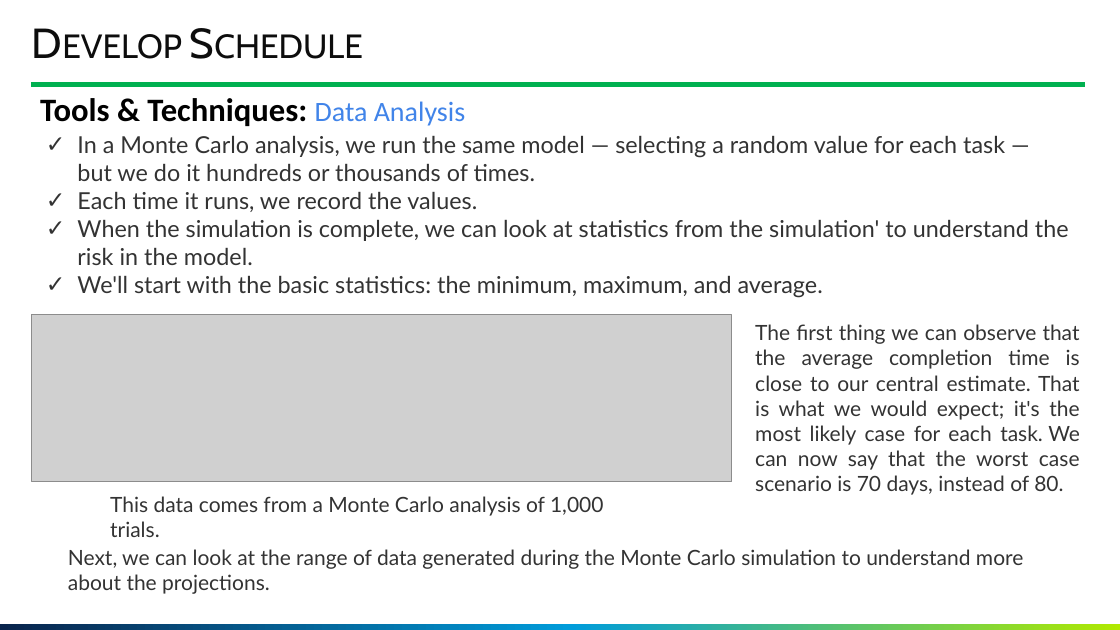
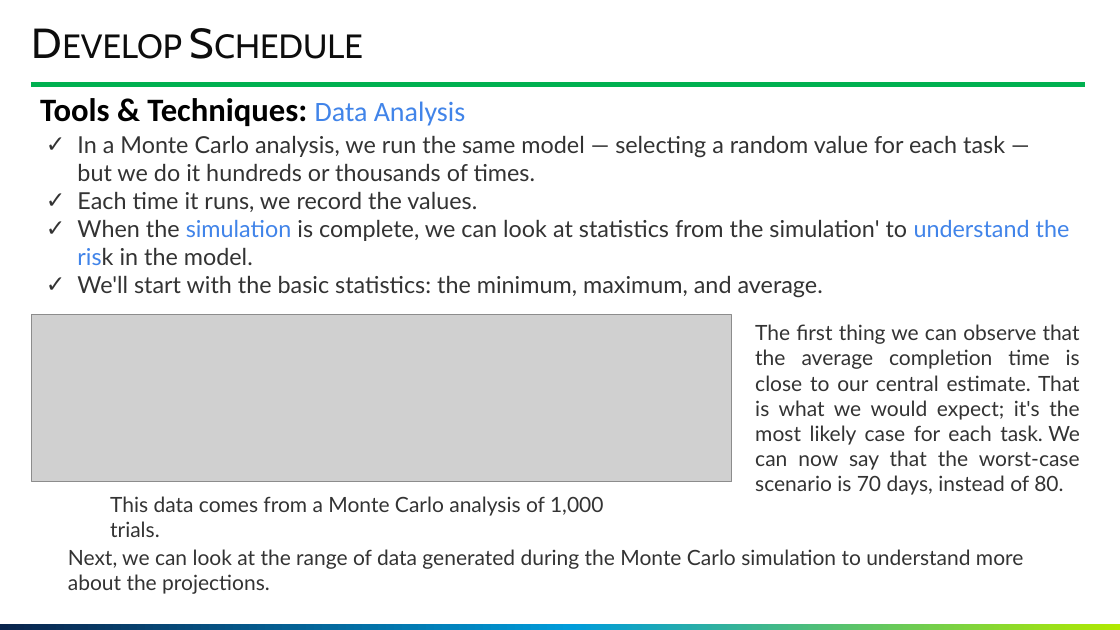
Before and after one commit to GoonerMAK/SWE_4803_Software_Project_Management, a slide deck: slide 133 of SWE 4803_Lec5_part1.pptm. Drawn at 1120x630 pixels with LibreOffice and Linux fonts; fonts in the diff are those of the drawing; grey boxes stand for pictures; background and template pictures are left out. Boxes give left, top, right and bottom in pixels: in the first picture for what was removed or moved away, otherwise in the second. Text is boxed around its words. In the diff, an @@ line names an element or a change of style, - is before the commit and + after.

```diff
--- a/SWE 4803_Lec5_part1.pptm
+++ b/SWE 4803_Lec5_part1.pptm
@@ text at [77, 220, 1070, 265]: text colour #333333 to #4184E8 in "simulation understand the risk" @@
@@ text at [755, 324, 1080, 495]: text changed @@
-The first thing we can observe that the average completion time is close to our central estimate. That is what we would expect; it's the most likely case for each task. We can now say that the worst case scenario is 70 days, instead of 80.
+The first thing we can observe that the average completion time is close to our central estimate. That is what we would expect; it's the most likely case for each task. We can now say that the worst-case scenario is 70 days, instead of 80.
```
Also in this commit, not shown: 18 other slides changed, 1 slide added, 4 other files.
